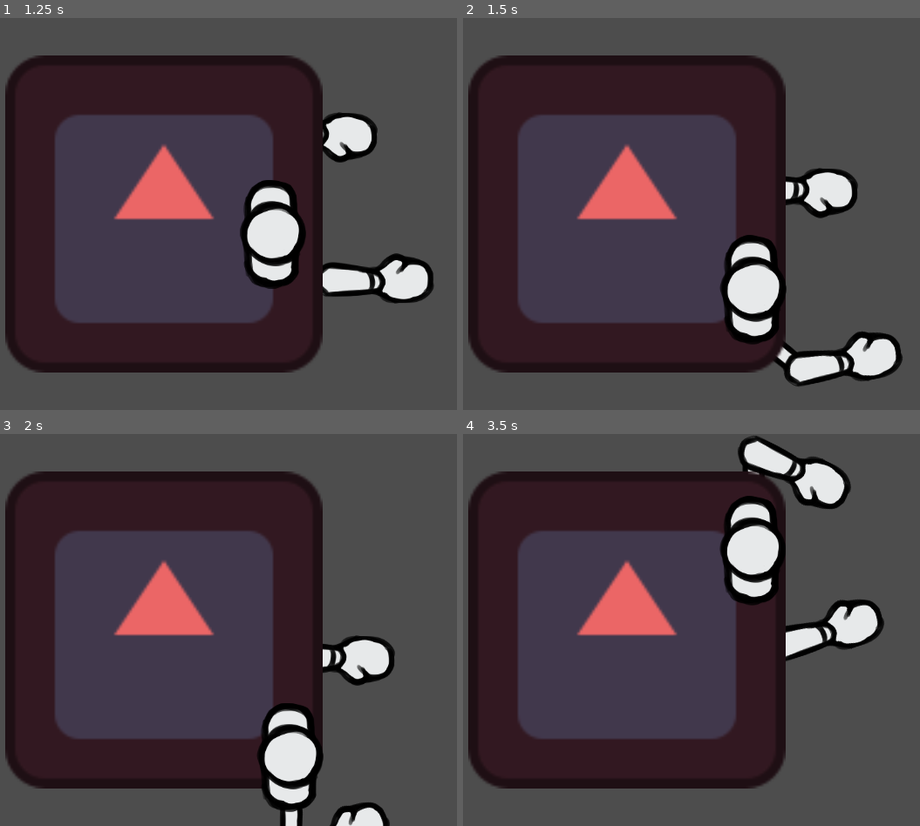
Above: before the commit, frames 1-4 (two rows, left to right).
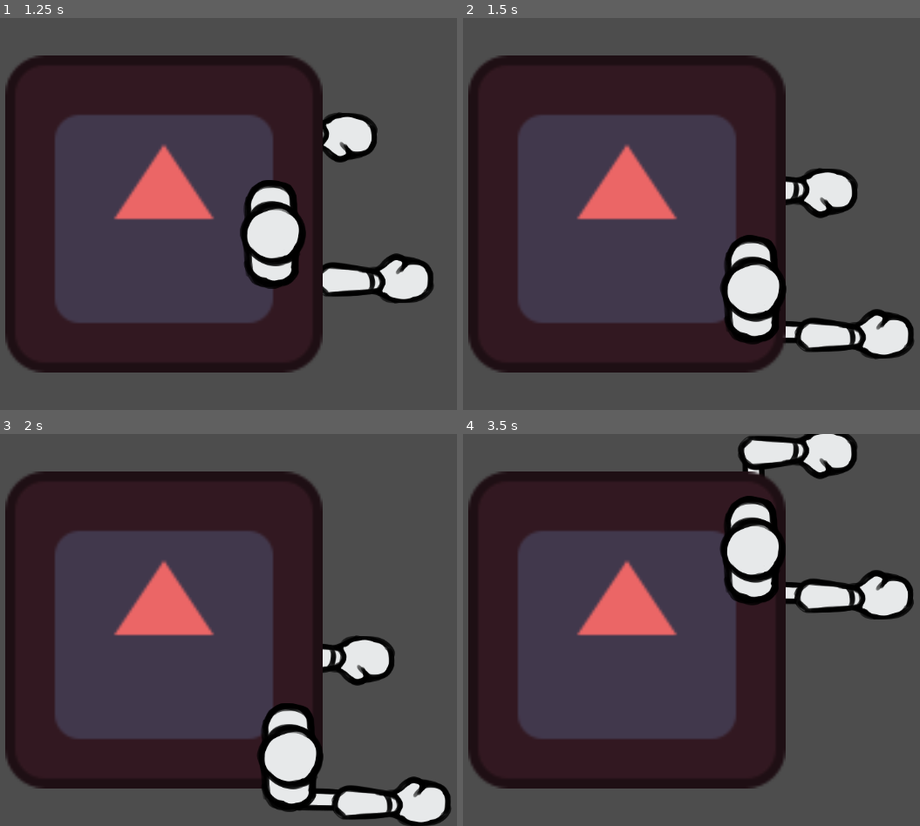
Above: after the commit, the same moments.

Repository: Eefschmeef2310/GDS1-Lab4
Game: Godot game, scene res://scenes/base_level.tscn
Two runs of this game, one before a commit and one after it. Both use one fixed random seed, a clock stepped at 60 frames per second and the inputs below. This scene is started directly instead of the project's main scene. The engine's default icon, where the game draws it, is replaced by a stand-in: a white triangle on a blue panel in a dark square.
Inputs:
- Up to frame 1 (1.25 s): tap Enter at 0.5 s; hold D (Right) from 0.53 s (still down); hold Space (Punch) from 0.53 s (still down)
- Up to frame 2 (1.5 s): release D (Right) at 1.28 s; release Space (Punch) at 1.28 s; hold S (Down) from 1.28 s (still down); tap Space (Punch) at 1.35 s
- Up to frame 3 (2 s): keep holding S (Down)
- Up to frame 4 (3.5 s): tap Space (Punch) at 2, 2.85 s; release S (Down) at 2.03 s; hold D (Right) 2.03-2.78 s; hold Space (Punch) 2.03-2.78 s; hold W (Up) from 2.78 s (still down)

Frame 1 is identical in both runs. In frame 2, 4.0% of the frame differs, in the area x 67-99%, y 74-94%; in frame 3, 2.9%; in frame 4, 6.8%, in the area x 60-99%, y 0-58%.
Error after the commit: Invalid assignment of property or key 'disabled' with value of type 'bool' on a base object of type 'null instance'. (res://punch_bases/punch_base.gd:60)

Commit message:
Hitting characters emit signals

Diff:
--- a/player/player.tscn
+++ b/player/player.tscn
@@ -248,7 +248,7 @@
 "retract": SubResource("Animation_bblkd")
 }
 
-[node name="Player" type="CharacterBody2D"]
+[node name="Player" type="CharacterBody2D" groups=["Player"]]
 
 [node name="Body" type="Sprite2D" parent="."]
 texture = ExtResource("1_wwu7d")
@@ -265,9 +265,9 @@
 texture = ExtResource("3_gsiok")
 offset = Vector2(2.705, -73.27)
 
-[node name="LHitbox" type="Area2D" parent="Body/LArm/LHand"]
-
-[node name="CollisionShape2D" type="CollisionShape2D" parent="Body/LArm/LHand/LHitbox"]
+[node name="LeftHitbox" type="Area2D" parent="Body/LArm/LHand"]
+
+[node name="CollisionShape2D" type="CollisionShape2D" parent="Body/LArm/LHand/LeftHitbox"]
 position = Vector2(1.4996, -133.5)
 shape = SubResource("RectangleShape2D_mrnbx")
 disabled = true
@@ -286,9 +286,9 @@
 offset = Vector2(2.705, -73.27)
 flip_h = true
 
-[node name="RHitbox" type="Area2D" parent="Body/RArm/RHand"]
-
-[node name="CollisionShape2D" type="CollisionShape2D" parent="Body/RArm/RHand/RHitbox"]
+[node name="RightHitbox" type="Area2D" parent="Body/RArm/RHand"]
+
+[node name="CollisionShape2D" type="CollisionShape2D" parent="Body/RArm/RHand/RightHitbox"]
 position = Vector2(1.4996, -133.5)
 shape = SubResource("RectangleShape2D_mrnbx")
 disabled = true
@@ -317,3 +317,5 @@
 libraries = {
 "": SubResource("AnimationLibrary_22anh")
 }
+
+[connection signal="body_entered" from="Body/LArm/LHand/LeftHitbox" to="Scripts/Punches" method="_on_left_hitbox_body_entered"]
--- a/punch_bases/punch_base.gd
+++ b/punch_bases/punch_base.gd
@@ -4,7 +4,8 @@
 
 #region Variables
 #Signals
-
+signal enemy_punched
+signal player_punched
 #Enums
 
 #Constants
@@ -39,7 +40,14 @@
 #endregion
 
 #region Signal methods
-
+func _on_left_hitbox_body_entered(body):
+	if(body.is_in_group("Enemy")):
+		#Functionality not added yet in other classes
+		enemy_punched.emit()
+	if(body.is_in_group("Player")):
+		#Functionality not added yet in other classes
+		player_punched.emit()
+	pass # Replace with function body.
 #endregion
 
 #region Other methods (please try to separate and organise!)
